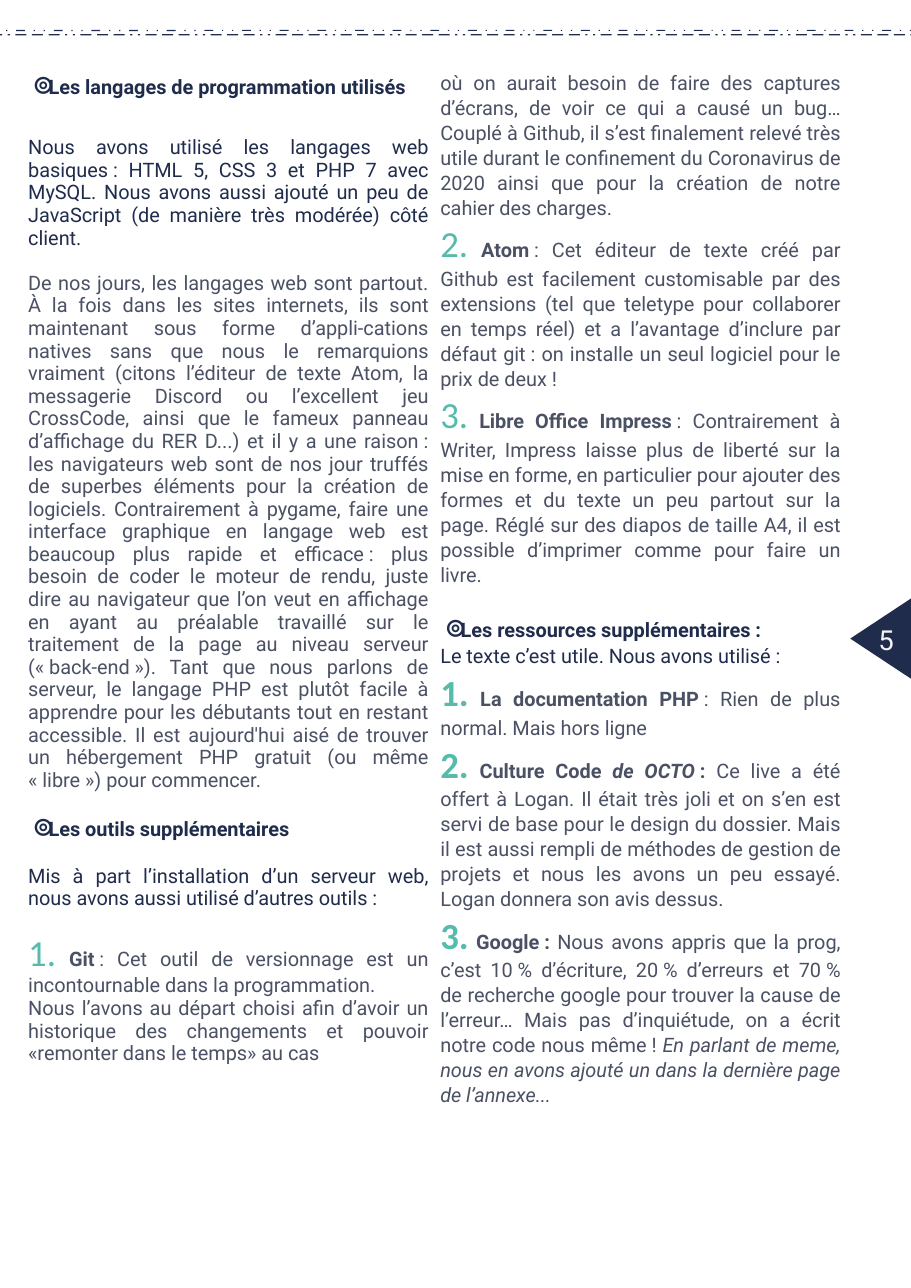
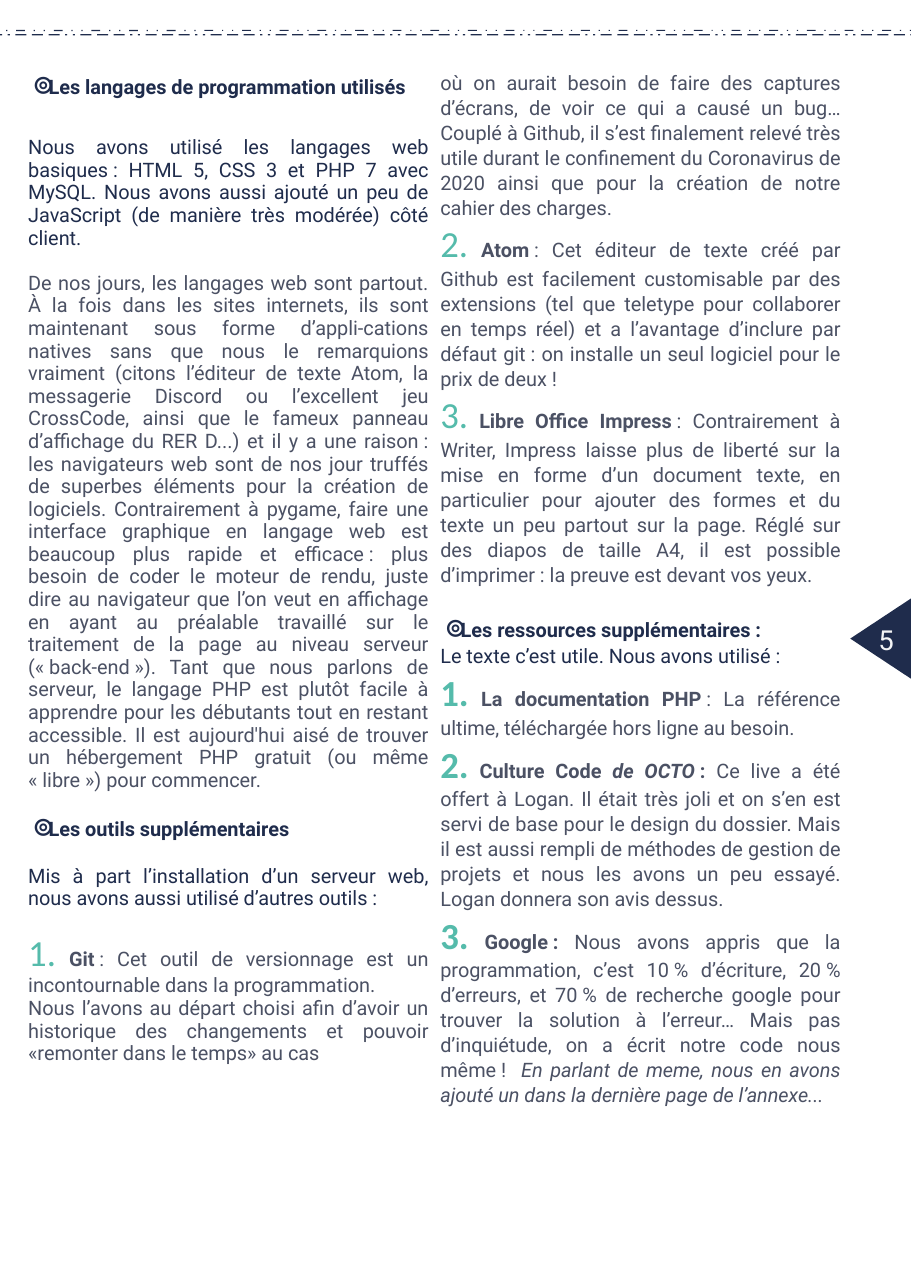
Before and after one commit to LoganTann/panneau, a slide deck: slide 5 of compte-rendu/CR_papier.odp. Drawn at 911x1288 pixels with LibreOffice and Linux fonts; fonts in the diff are those of the drawing. Boxes give left, top, right and bottom in pixels: in the first picture for what was removed or moved away, otherwise in the second. Text is boxed around its words. In the diff, an @@ line names an element or a change of style, - is before the commit and + after.

Commit message:
Ajout de la section fonctionnement

```diff
--- a/compte-rendu/CR_papier.odp
+++ b/compte-rendu/CR_papier.odp
@@ text at box(440, 413, 841, 587): text changed @@
-3. Libre Office Impress : Contrairement à Writer, Impress laisse plus de liberté sur la mise en forme, en particulier pour ajouter des formes et du texte un peu partout sur la page. Réglé sur des diapos de taille A4, il est possible d’imprimer comme pour faire un livre.
+3. Libre Office Impress : Contrairement à Writer, Impress laisse plus de liberté sur la mise en forme d’un document texte, en particulier pour ajouter des formes et du texte un peu partout sur la page. Réglé sur des diapos de taille A4, il est possible d’imprimer : la preuve est devant vos yeux.
@@ text at box(440, 404, 841, 1107): text changed @@
-3. Google : Nous avons appris que la prog, c’est 10 % d’écriture, 20 % d’erreurs et 70 % de recherche google pour trouver la cause de l’erreur… Mais pas d’inquiétude, on a écrit notre code nous même ! En parlant de meme, nous en avons ajouté un dans la dernière page de l’annexe...
+3. Google : Nous avons appris que la programmation, c’est 10 % d’écriture, 20 % d’erreurs, et 70 % de recherche google pour trouver la solution à l’erreur… Mais pas d’inquiétude, on a écrit notre code nous même ! En parlant de meme, nous en avons ajouté un dans la dernière page de l’annexe...
@@ text at box(440, 691, 840, 739): text changed @@
-1. La documentation PHP : Rien de plus normal. Mais hors ligne
+1. La documentation PHP : La référence ultime, téléchargée hors ligne au besoin.
```
Also in this commit, not shown: 1 other slide changed, 2 slides added.
